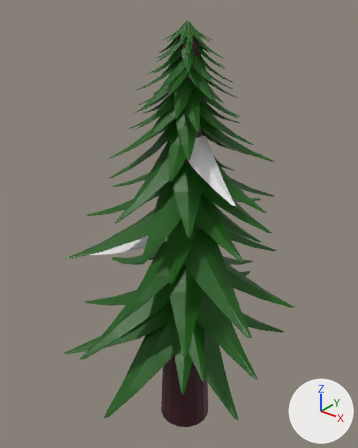
The Blender file Assets/Models/Tree-1.blend, before and after one commit.
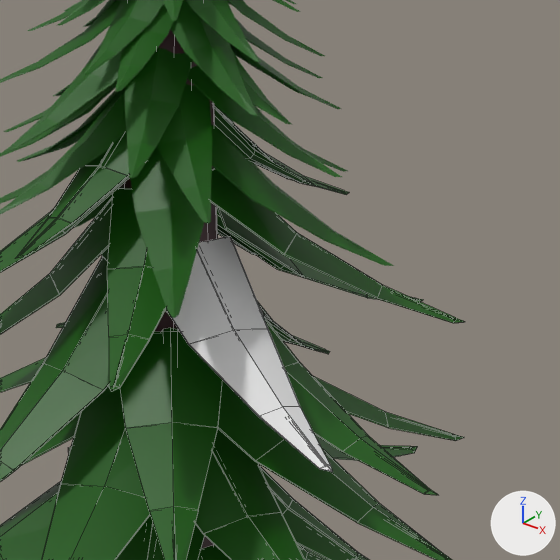
Each version is shown whole from a 50 mm camera at (34.2, -44.2, 58.3) aimed at (-2.2, 1.3, 30.0), then close up on the part from 38% to 85% of the width and 15% to 52% of the height. Lighting does not change. The marker at lower right points along +X, +Y and +Z. The last two pictures show the newer version. The close-ups show mesh edges as thin lines.

The scene before the commit, as lines of its bpy script (objects in view):
```python
me_cylinder_046 = bpy.data.meshes.new('Cylinder.046')
me_cylinder_046.from_pydata(...)  # 62 vertices, 54 faces; spans x -7.5..7.5, y -1.6..7.2, z -7.0..2.8
me_cylinder_074 = bpy.data.meshes.new('Cylinder.074')
me_cylinder_074.from_pydata(...)  # 62 vertices, 54 faces; spans x -7.5..7.5, y -1.6..7.2, z -7.0..2.8
me_cylinder_074.materials.append(mat_material_002)  # dark green #125900
me_cylinder_079 = bpy.data.meshes.new('Cylinder.079')
me_cylinder_079.from_pydata(...)  # 62 vertices, 54 faces; spans x -7.5..7.5, y -1.6..7.2, z -7.0..2.8
me_cylinder_079.materials.append(mat_material_002)  # dark green #125900
ob_cylinder_044 = bpy.data.objects.new('Cylinder.044', me_cylinder_046)
ob_cylinder_044.location = (3.2, -1.34, 40.82)
ob_cylinder_044.rotation_euler = (0.873, 0.0, -1.957)  # degrees (50, 0, -112)
ob_cylinder_044.scale = (0.261, 0.261, 1.04)
ob_cylinder_072 = bpy.data.objects.new('Cylinder.072', me_cylinder_074)
ob_cylinder_072.location = (2.13, -0.08, 48.68)
ob_cylinder_072.rotation_euler = (0.838, 0.0, -1.703)  # degrees (48, 0, -98)
ob_cylinder_072.scale = (0.124, 0.124, 0.497)
ob_cylinder_077 = bpy.data.objects.new('Cylinder.077', me_cylinder_079)
ob_cylinder_077.location = (1.67, 1.25, 50.28)
ob_cylinder_077.rotation_euler = (0.785, 0.0, -0.958)  # degrees (45, 0, -55)
ob_cylinder_077.scale = (0.122, 0.122, 0.487)
# also in view: 'Cylinder.028' at (5.7, -1.2, 33.8); 'Cylinder.045' at (3.0, -3.9, 37.2); 'Cylinder.067' at (1.1, -2.9, 47.5); 'Cylinder.048' at (-3.3, -2.5, 40.6); 'Cylinder.086' at (0.2, -3.0, 49.9)
```
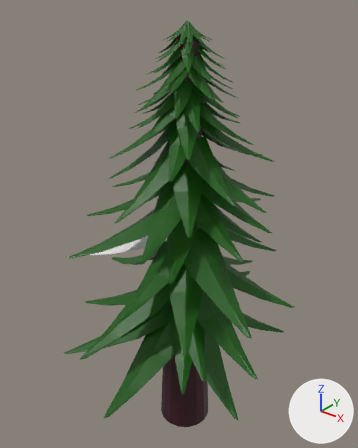
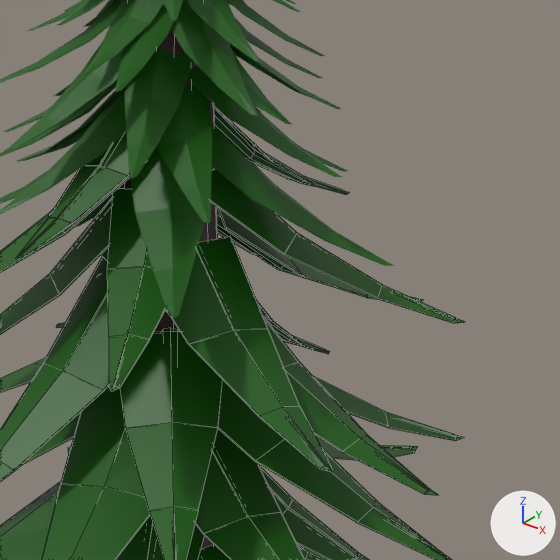
Where the change shows, as pixel boxes (x1, y1, x2, y2) in the close-ups (560 x 560 px):
'Cylinder.044', recoloured (white to dark green): (166, 236, 332, 472) in both

What changed in the scene script:
```text
Change me_cylinder_046:
    where me_cylinder_046.from_pydata(...)  # 62 vertices, 54 faces; spans x -7.5..7.5, y -1.6..7.2, z -7.0..2.8
    add me_cylinder_046.materials.append(mat_material_002)  # dark green #125900
```
